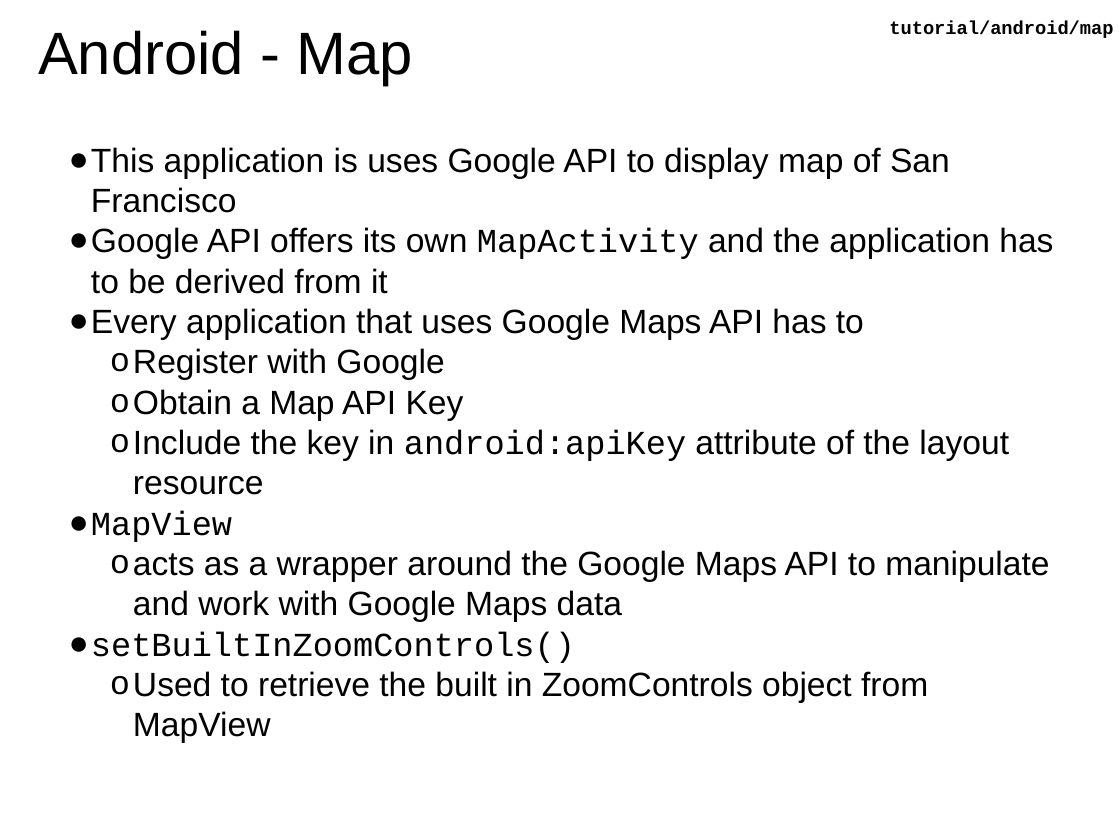
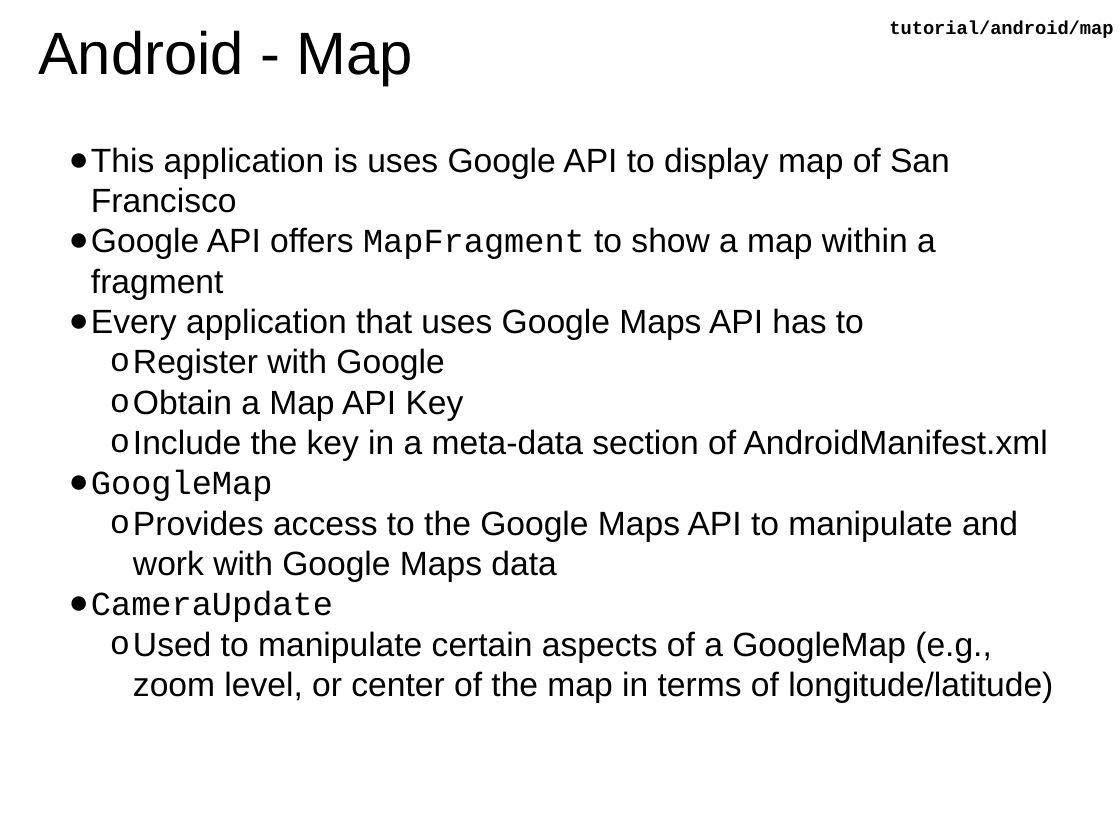
Before and after one commit to apuder/android-tutorials, a slide deck: slide 1 of android/map/doc/slides.pptx. Drawn at 1120x840 pixels with LibreOffice and Linux fonts; fonts in the diff are those of the drawing. Boxes give left, top, right and bottom in pixels: in the first picture for what was removed or moved away, otherwise in the second. Text is boxed around its words. In the diff, an @@ line names an element or a change of style, - is before the commit and + after.

Commit message:
Update map tutorial to Maps API v2

```diff
--- a/android/map/doc/slides.pptx
+++ b/android/map/doc/slides.pptx
@@ text at (x1=91, y1=227, x2=936, y2=300): text changed @@
-● Google API offers its own MapActivity and the application has to be derived from it
+● Google API offers MapFragment to show a map within a fragment
@@ text at (x1=91, y1=429, x2=1053, y2=703): text changed @@
-  o Include the key in android:apiKey attribute of the layout resource
-● MapView
-  o acts as a wrapper around the Google Maps API to manipulate and work with Google Maps data
-● setBuiltInZoomControls()
-  o Used to retrieve the built in ZoomControls object from MapView
+  o Include the key in a meta-data section of AndroidManifest.xml
+● GoogleMap
+  o Provides access to the Google Maps API to manipulate and work with Google Maps data
+● CameraUpdate
+  o Used to manipulate certain aspects of a GoogleMap (e.g., zoom level, or center of the map in terms of longitude/latitude)
```
Also in this commit, not shown: 2 other slides changed, 1 slide removed, 6 other files.
